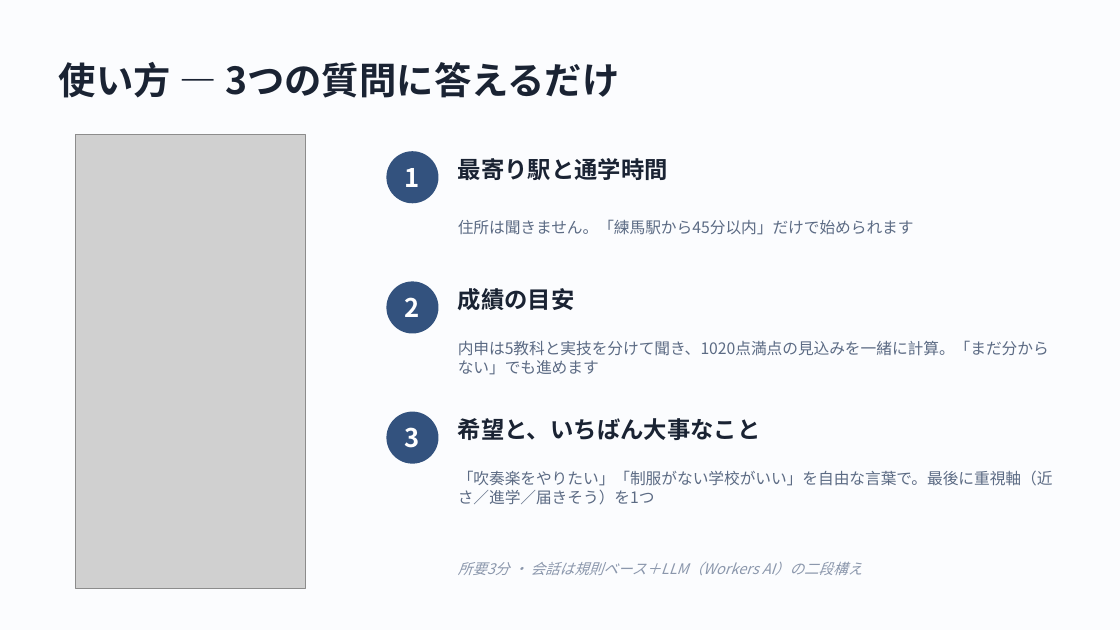
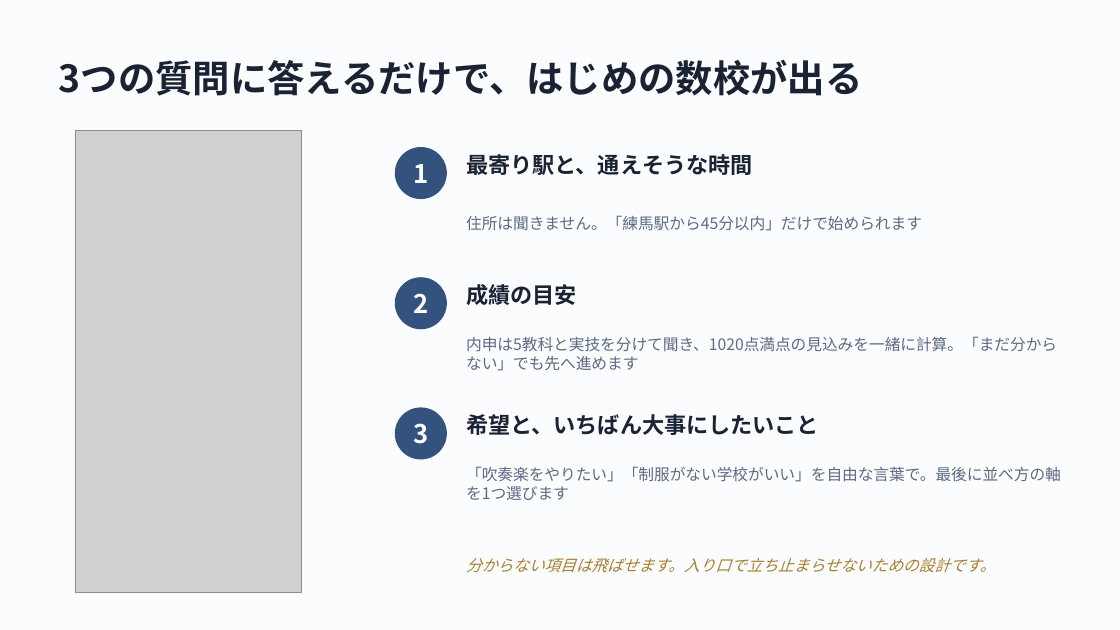
Before and after one commit to Nishi-Taiga/Course_Compass, a slide deck: slide 3 of docs/slides/shinro-compass-slides.pptx. Drawn at 1120x630 pixels with LibreOffice and Linux fonts; fonts in the diff are those of the drawing; grey boxes stand for pictures. Boxes give left, top, right and bottom in pixels: in the first picture for what was removed or moved away, otherwise in the second. Text is boxed around its words. In the diff, an @@ line names an element or a change of style, - is before the commit and + after.

```diff
--- a/docs/slides/shinro-compass-slides.pptx
+++ b/docs/slides/shinro-compass-slides.pptx
@@ text at (59,60,863,96): text changed @@
-使い方 — 3つの質問に答えるだけ
+3つの質問に答えるだけで、はじめの数校が出る
@@ picture: place and size @@
-picture at (76,134,305,588)
+picture at (76,130,302,592)
@@ text at (466,154,753,175): text changed; size 20 to 19 pt @@
-最寄り駅と通学時間
+最寄り駅と、通えそうな時間
@@ text "住所は聞きません。「練馬駅から45分以内」だけで始められます": place and size @@
-text "住所は聞きません。「練馬駅から45分以内」だけで始められます" at (458,219,914,235)
+text "住所は聞きません。「練馬駅から45分以内」だけで始められます" at (466,215,922,231)
@@ text "成績の目安": place and size @@
-text "成績の目安" at (458,288,575,310)
+text "成績の目安" at (466,284,577,305)
@@ text "成績の目安" at (466,284,577,305): size 20 to 19 pt @@
@@ text at (466,336,1057,371): text changed @@
-内申は5教科と実技を分けて聞き、1020点満点の見込みを一緒に計算。「まだ分からない」でも進めます
+内申は5教科と実技を分けて聞き、1020点満点の見込みを一緒に計算。「まだ分からない」でも先へ進めます
@@ 3 texts, 3 ellipses: place and size @@
-3 texts, 3 ellipses at (386,151,439,464)
+3 texts, 3 ellipses at (395,147,447,460)
@@ text at (466,414,819,435): text changed; size 20 to 19 pt @@
-希望と、いちばん大事なこと
+希望と、いちばん大事にしたいこと
@@ text at (466,466,1061,500): text changed @@
-「吹奏楽をやりたい」「制服がない学校がいい」を自由な言葉で。最後に重視軸（近さ／進学／届きそう）を1つ
+「吹奏楽をやりたい」「制服がない学校がいい」を自由な言葉で。最後に並べ方の軸を1つ選びます
@@ text at (466,558,995,573): text changed; size 12.5 to 13.5 pt; text colour #8B97AC to #A87F2F @@
-所要3分 ・ 会話は規則ベース＋LLM（Workers AI）の二段構え
+分からない項目は飛ばせます。入り口で立ち止まらせないための設計です。
```
Also in this commit, not shown: 4 other slides changed, 2 slides added, 2 slides removed.
